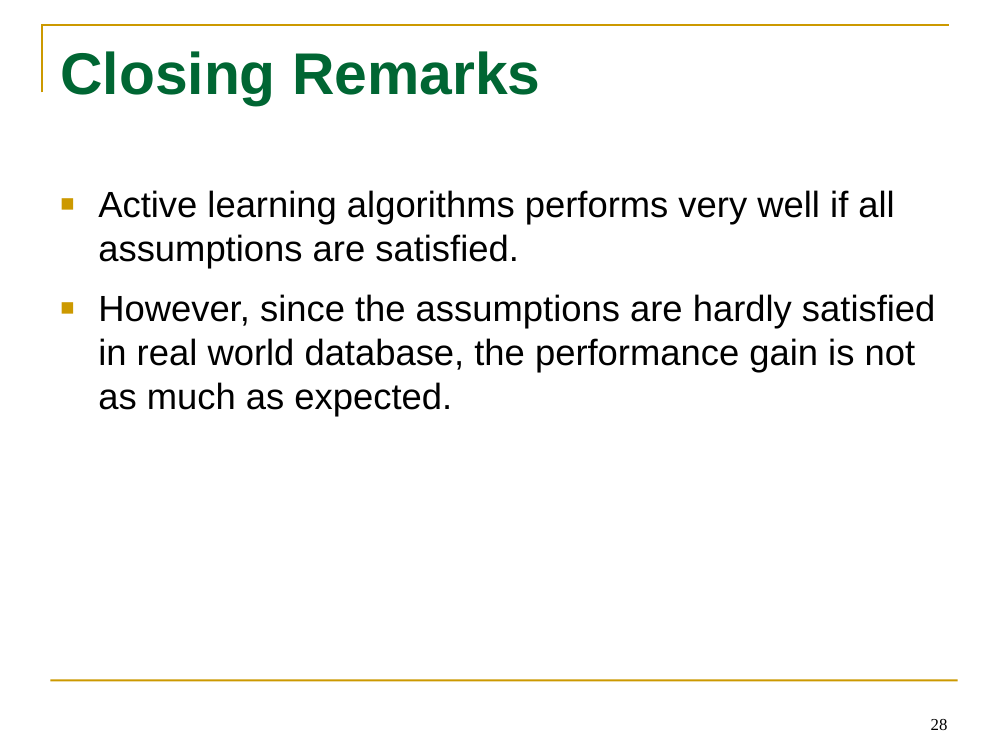
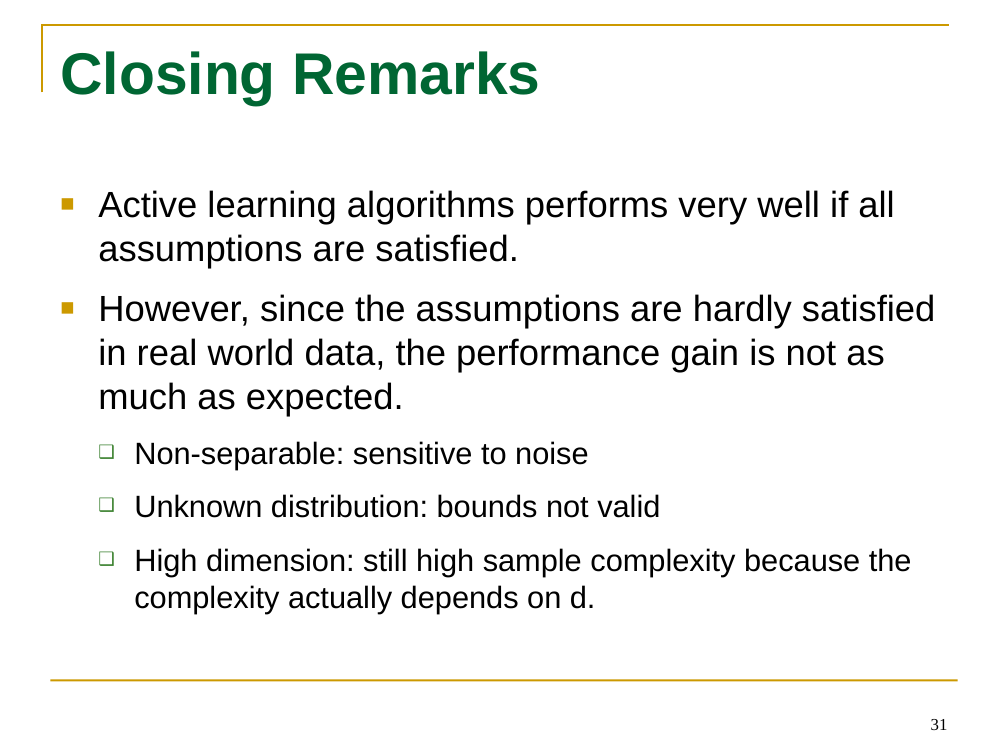
Before and after one commit to tttyy/Active-Learning, a slide deck: slide 31 of presentation/Activelearning.pptx (slide 28 before the commit). Drawn at 1008x756 pixels with LibreOffice and Linux fonts; fonts in the diff are those of the drawing. Boxes give left, top, right and bottom in pixels: in the first picture for what was removed or moved away, otherwise in the second. Text is boxed around its words. In the diff, an @@ line names an element or a change of style, - is before the commit and + after.

```diff
--- a/presentation/Activelearning.pptx
+++ b/presentation/Activelearning.pptx
@@ text at (x1=98, y1=294, x2=935, y2=614): text changed; size 26 to 22 pt @@
-■ However, since the assumptions are hardly satisfied in real world database, the performance gain is not as much as expected.
+■ However, since the assumptions are hardly satisfied in real world data, the performance gain is not as much as expected.
+  ❑ Non-separable: sensitive to noise
+  ❑ Unknown distribution: bounds not valid
+  ❑ High dimension: still high sample complexity because the complexity actually depends on d.
@@ page number at (x1=931, y1=719, x2=948, y2=730): text changed @@
-28
+31
```
Also in this commit, not shown: 14 other slides changed, 3 slides added.
